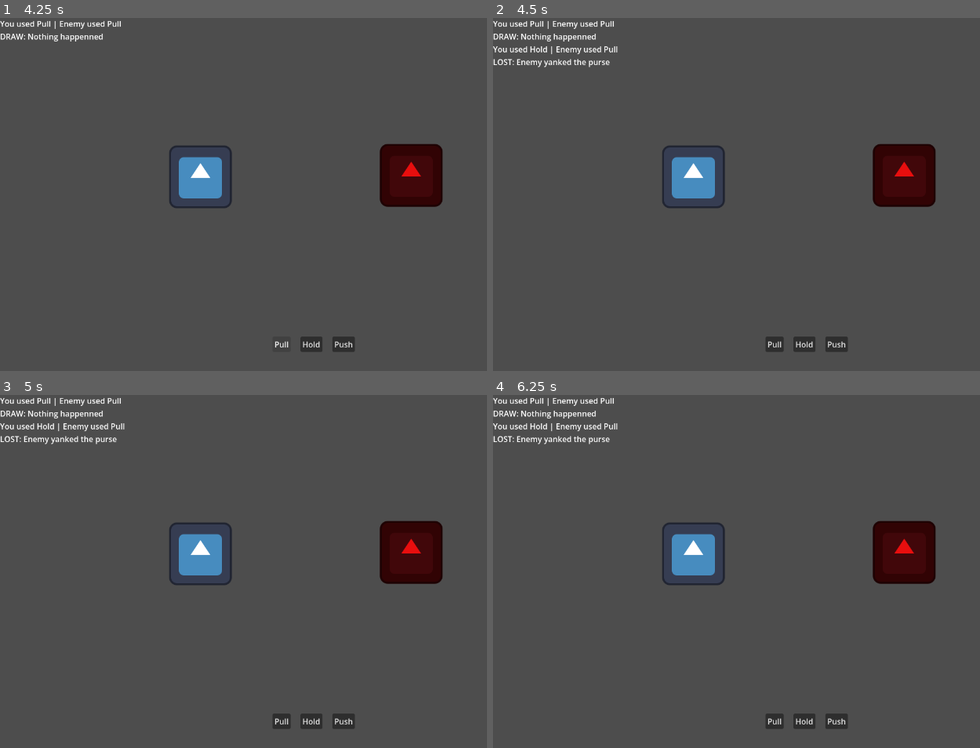
Above: before the commit, frames 1-4 (two rows, left to right).
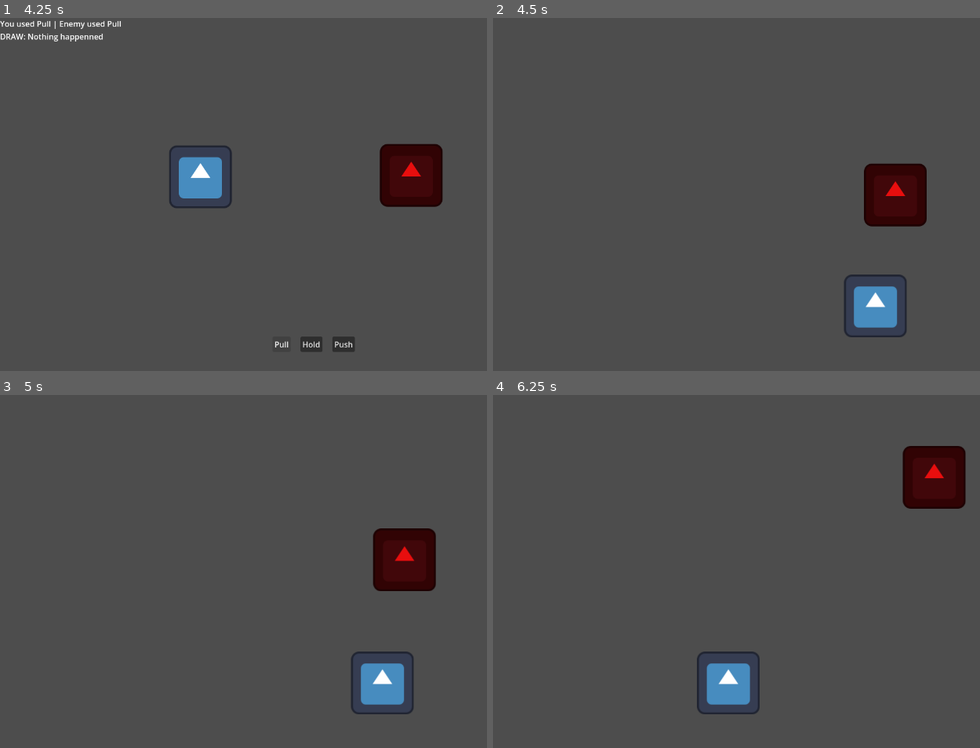
Above: after the commit, the same moments.

Repository: johnreybacal/gran-theft-aubrey
Game: Godot game, scene res://scenes/game_explore.tscn
Two runs of this game, one before a commit and one after it. Both use one fixed random seed, a clock stepped at 60 frames per second and the inputs below. The engine's default icon, where the game draws it, is replaced by a stand-in: a white triangle on a blue panel in a dark square.
Inputs:
- Up to frame 1 (4.25 s): tap Enter at 0.5 s; hold D (move_right) 0.53-1.28 s; hold S (move_down) 1.28-2.03 s; hold D (move_right) 2.03-2.78 s; hold W (move_up) 2.78-3.5 s; click "Pull" at 3.5 s
- Up to frame 2 (4.5 s): click "Hold" at 4.25 s
- Up to frame 3 (5 s): no input
- Up to frame 4 (6.25 s): hold A (move_left) from 5.03 s (still down)

Frame 1 is identical in both runs. In frame 2, 6.1% of the frame differs, in the area x 0-91%, y 0-95%; in frame 3, 5.0%; in frame 4, 8.5%, in the area x 0-98%, y 0-95%.

Commit message:
no movement on encounter

Diff:
--- a/scripts/event_bus.gd
+++ b/scripts/event_bus.gd
@@ -6,5 +6,6 @@
 
 
 func _physics_process(_delta: float) -> void:
-    var move_vector := Input.get_vector("move_left", "move_right", "move_up", "move_down")
-    on_player_move.emit(move_vector)
+    if not StateManager.is_encountered:
+        var move_vector := Input.get_vector("move_left", "move_right", "move_up", "move_down")
+        on_player_move.emit(move_vector)
--- a/scripts/explore_enemy.gd
+++ b/scripts/explore_enemy.gd
@@ -59,11 +59,10 @@
 
 
 func _physics_process(_delta: float) -> void:
-    if navigation_agent.is_navigation_finished():
+    if navigation_agent.is_navigation_finished() or StateManager.is_encountered:
         return
 
     var next_path_position: Vector2 = navigation_agent.get_next_path_position()
-
 
     velocity = global_position.direction_to(next_path_position) * (move_speed * (.75 if granny.is_avoiding else 1.))
 
